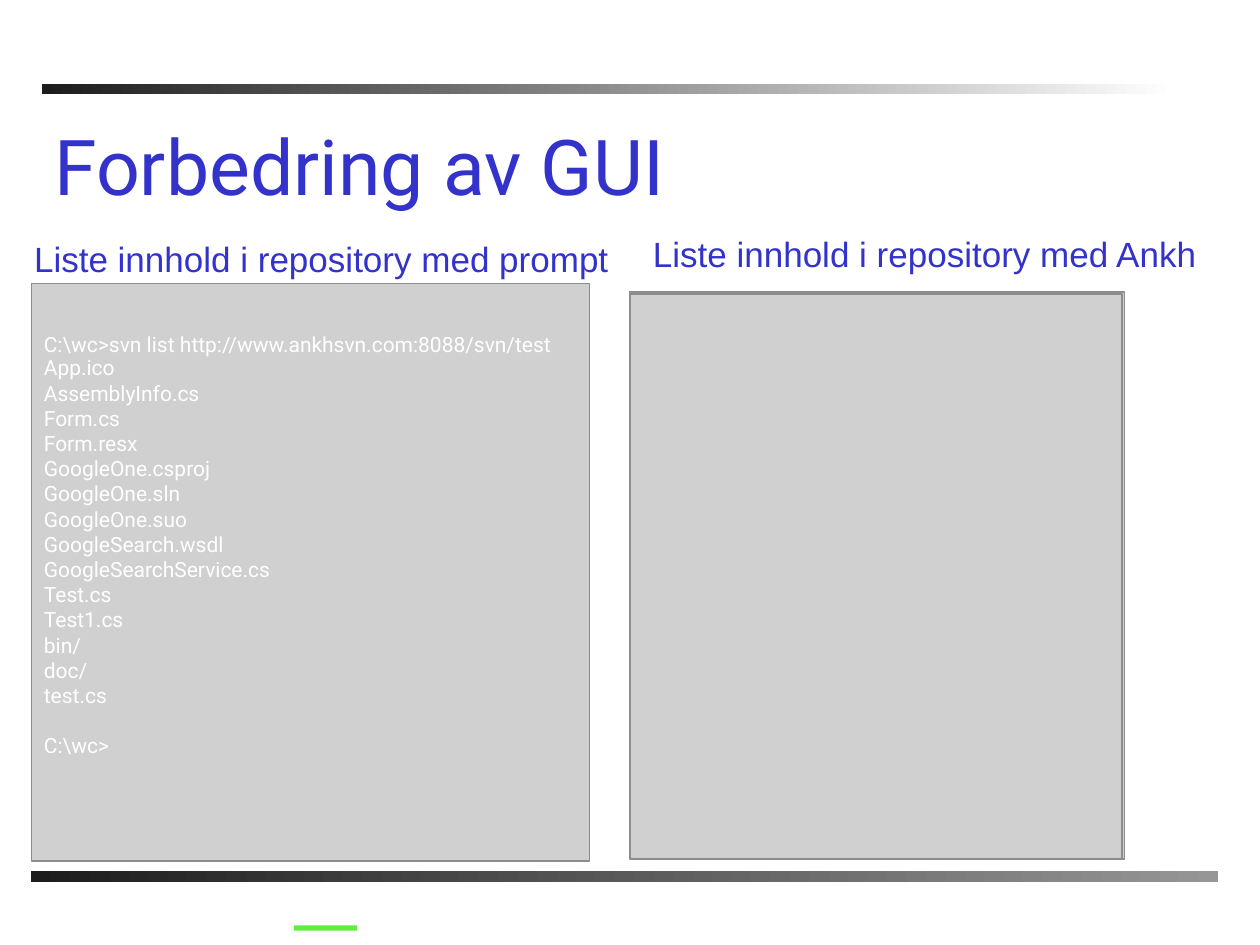
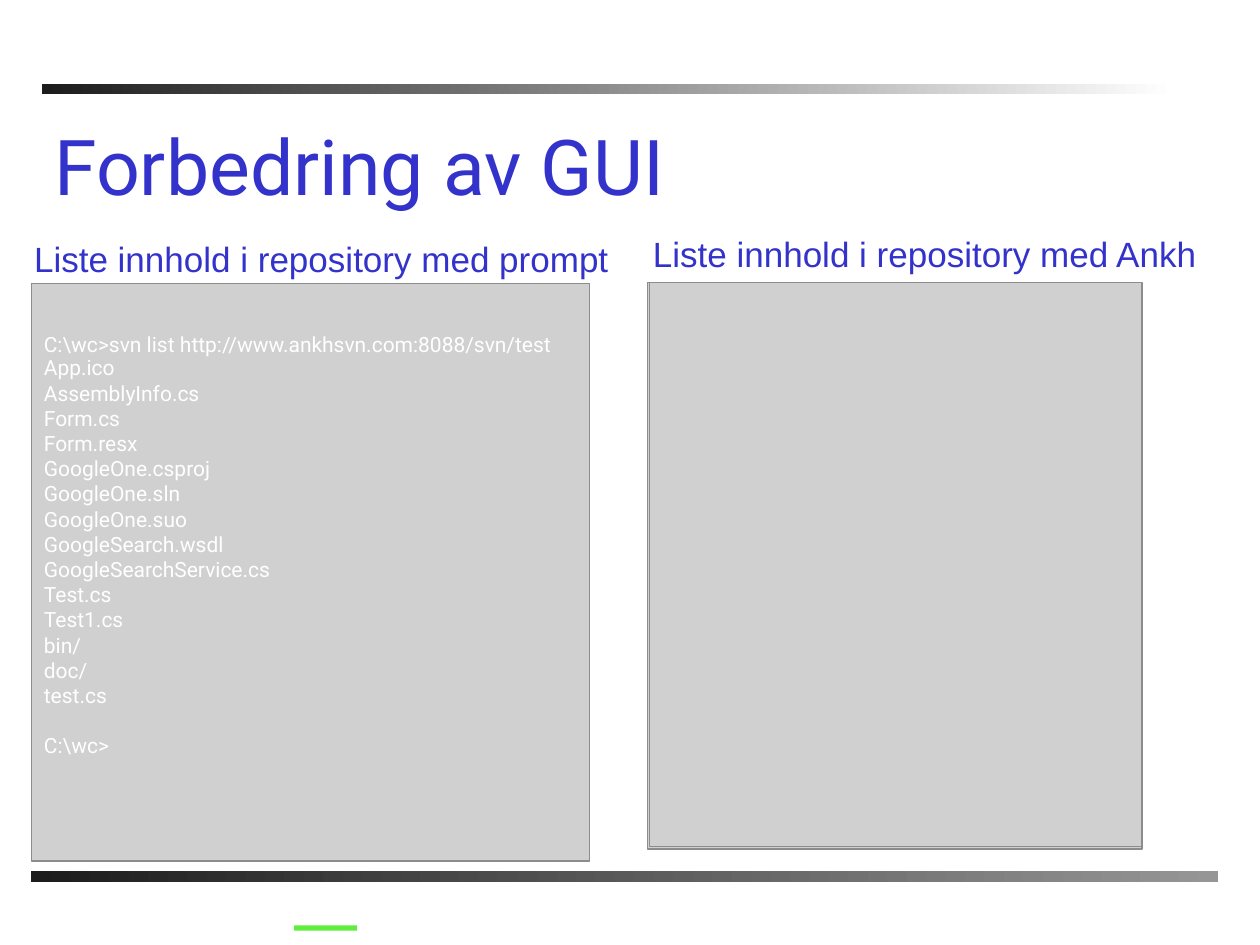
Before and after one commit to PhilJollans/AnkhSVN2019, a slide deck: slide 8 of doc/powerpoint/Subversion_addin_for_VS.NET.ppt. Drawn at 1260x945 pixels with LibreOffice and Linux fonts; fonts in the diff are those of the drawing; grey boxes stand for pictures; background and template pictures are left out. Boxes give left, top, right and bottom in pixels: in the first picture for what was removed or moved away, otherwise in the second. Text is boxed around its words. In the diff, an @@ line names an element or a change of style, - is before the commit and + after.

```diff
--- a/doc/powerpoint/Subversion_addin_for_VS.NET.ppt
+++ b/doc/powerpoint/Subversion_addin_for_VS.NET.ppt
@@ picture: place and size @@
-picture at box(630, 291, 1115, 848)
+picture at box(648, 282, 1142, 849)
@@ picture: place and size @@
-picture at box(630, 294, 1113, 848)
+picture at box(650, 282, 1143, 847)
@@ picture: place and size @@
-picture at box(630, 294, 1096, 829)
+picture at box(651, 284, 1134, 838)
@@ picture: place and size @@
-picture at box(630, 294, 1085, 816)
+picture at box(651, 284, 1119, 819)
@@ picture: place and size @@
-picture at box(630, 294, 1095, 827)
+picture at box(651, 284, 1137, 840)
@@ picture: place and size @@
-picture at box(630, 292, 1124, 859)
+picture at box(651, 284, 1116, 816)
@@ picture: place and size @@
-picture at box(630, 294, 1123, 858)
+picture at box(651, 284, 1106, 806)
```
Also in this commit, not shown: 9 other slides changed, 2 slides added, 1 slide removed.
